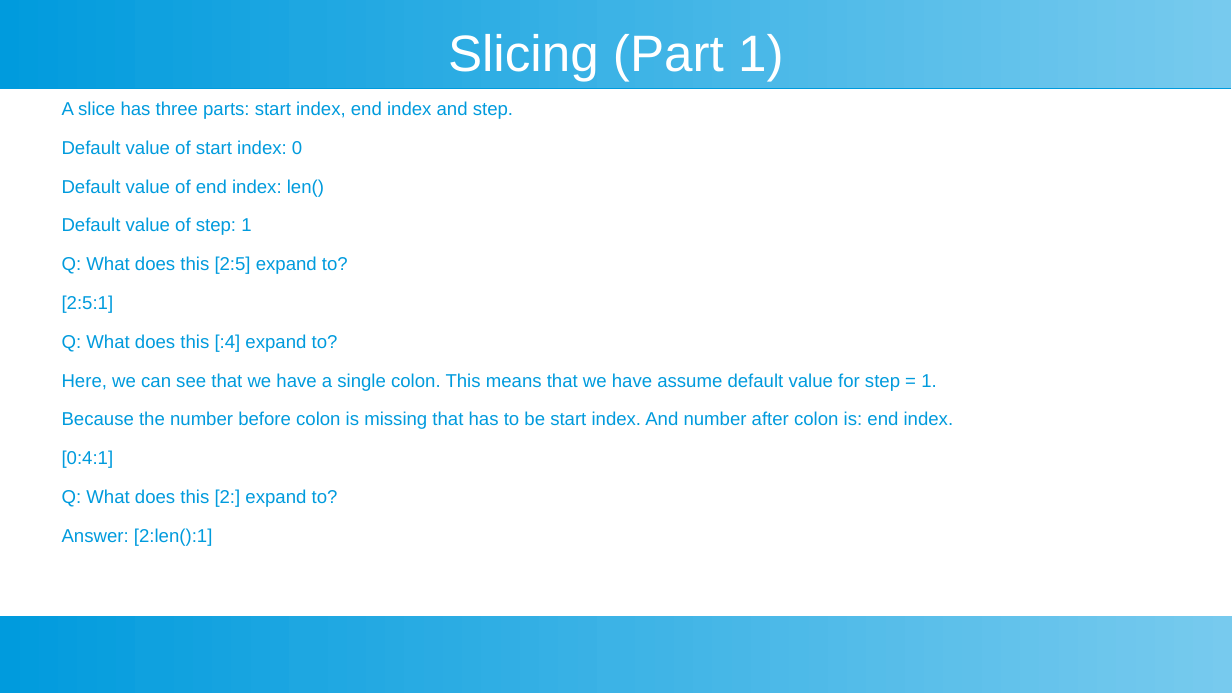
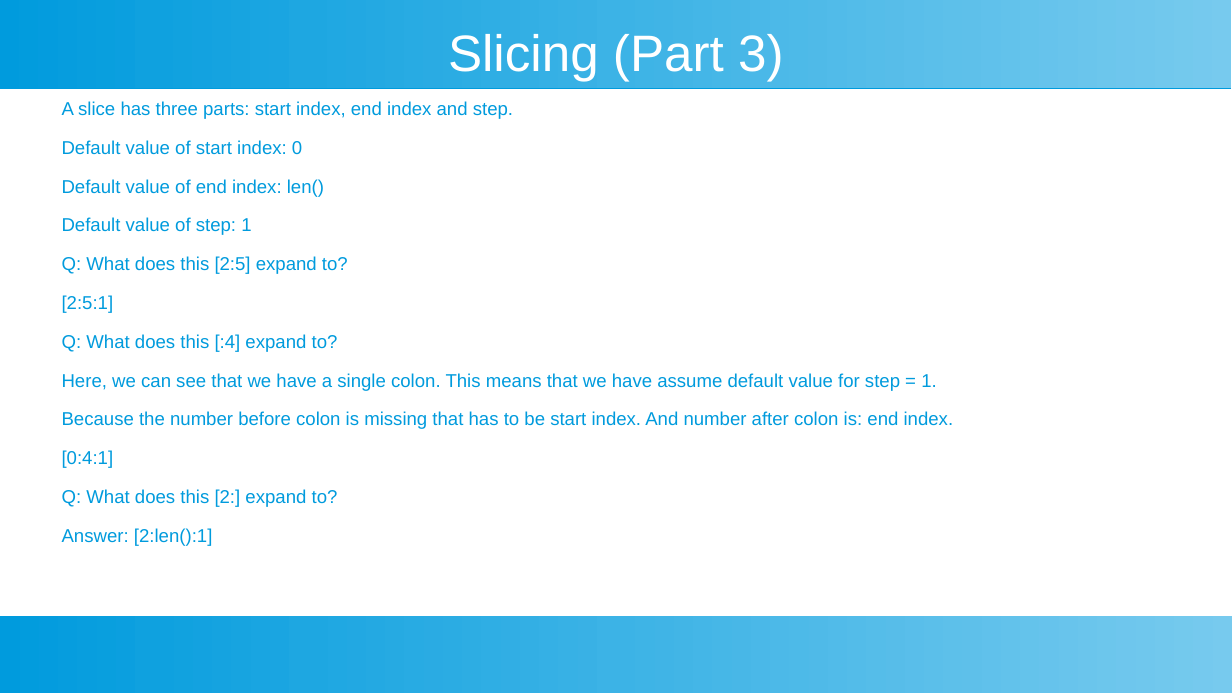
Before and after one commit to ashishjain1547/public_lessons_in_python, a slide deck: slide 11 of Ch 8 - Lists/List.odp (slide 7 before the commit). Drawn at 1232x693 pixels with LibreOffice and Linux fonts; fonts in the diff are those of the drawing. Boxes give left, top, right and bottom in pixels: in the first picture for what was removed or moved away, otherwise in the second. Text is boxed around its words. In the diff, an @@ line names an element or a change of style, - is before the commit and + after.

```diff
--- a/Ch 8 - Lists/List.odp
+++ b/Ch 8 - Lists/List.odp
@@ title at [448, 34, 784, 81]: text changed @@
-Slicing (Part 1)
+Slicing (Part 3)
```
Also in this commit, not shown: 5 other slides changed, 10 slides added, 20 other files.
